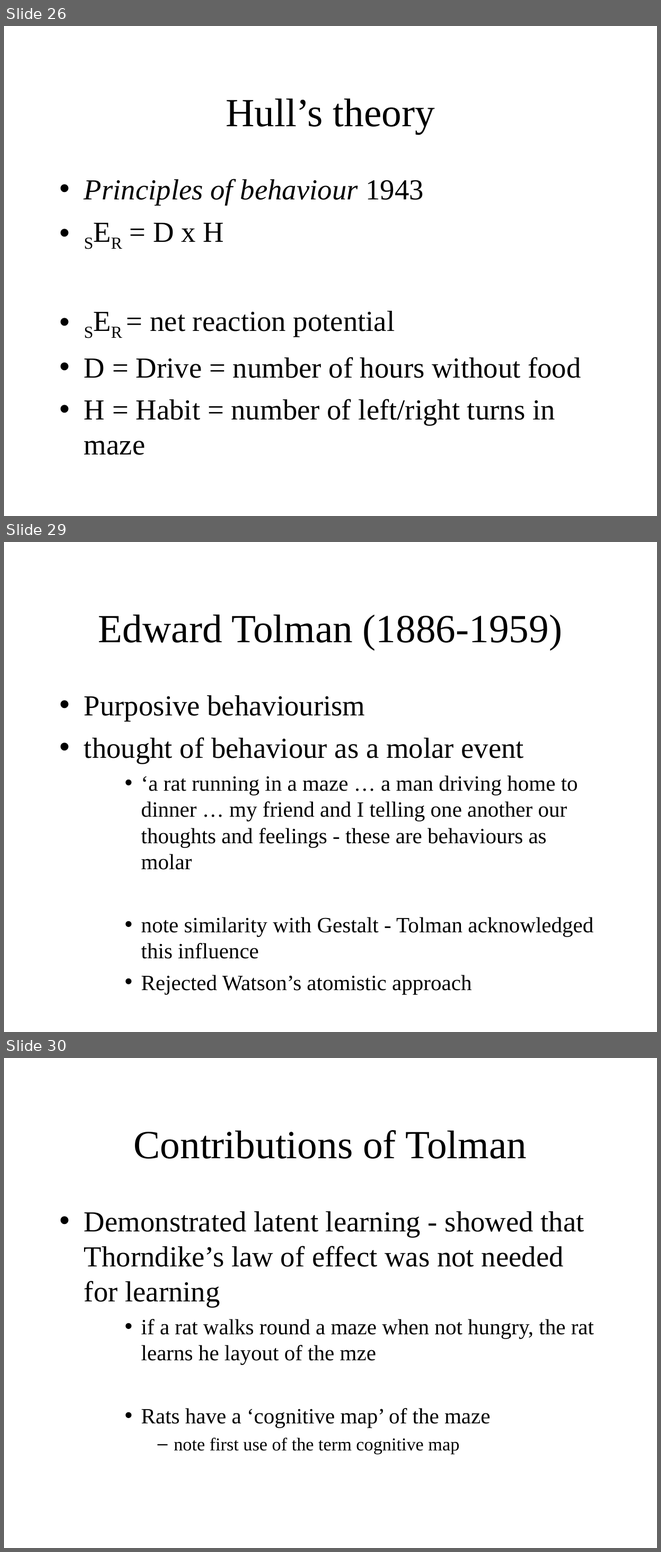
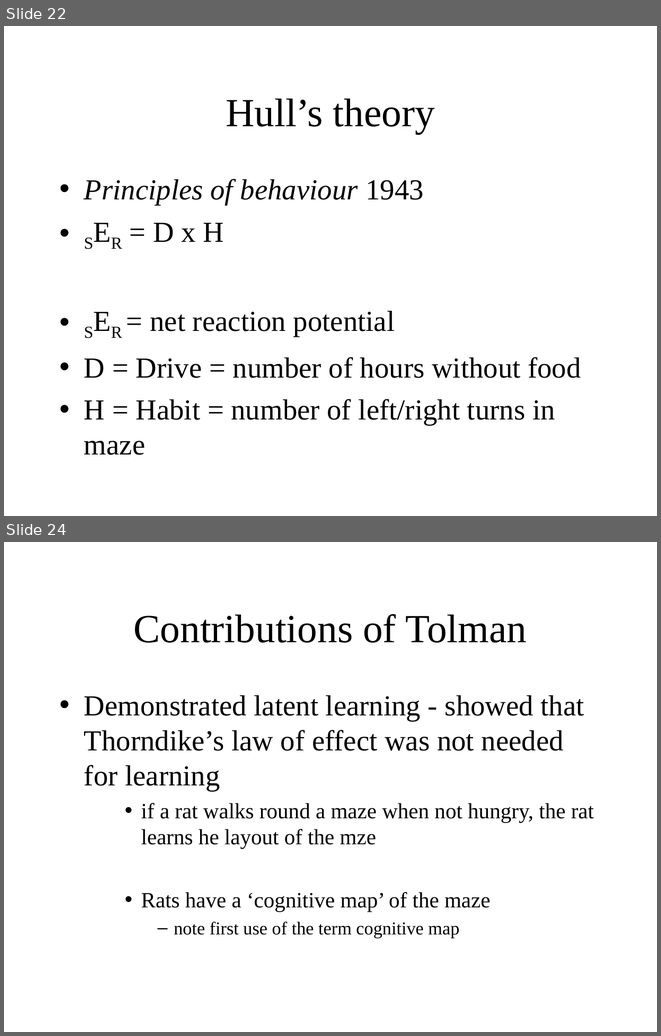
Before and after one commit to ajwills72/critical-thinking, a slide deck: src/behaviourism.odp. Shown one above the other, each under a label of ours: slides 26, 29 and 30 before the commit, slides 22 and 24 after it; the slides between them are not shown. The pictures are 661x1552 and 661x1036 pixels, drawn with LibreOffice and Linux fonts; fonts in the diff are those of the drawing. Boxes give left, top, right and bottom in pixels: in the first picture for what was removed or moved away, otherwise in the second. Text is boxed around its words. In the diff, an @@ line names an element or a change of style, - is before the commit and + after.

Commit message:
Tidied up Michael's behaviourism lecture.

```diff
--- a/src/behaviourism.odp
+++ b/src/behaviourism.odp
@@ slide 29 removed at bbox=[4, 542, 657, 1032], background #FFFFFF @@
@@ title removed at bbox=[98, 614, 562, 650] @@
-Edward Tolman (1886-1959)
@@ text removed at bbox=[84, 695, 593, 959] @@
-• Purposive behaviourism
-• thought of behaviour as a molar event
-    • ‘a rat running in a maze … a man driving home to dinner … my friend and I telling one another our thoughts and feelings - these are behaviours as molar
-    • note similarity with Gestalt - Tolman acknowledged this influence
-    • Rejected Watson’s atomistic approach
@@ what was slide 26 is now slide 22 @@
@@ what was slide 30 is now slide 24 @@
```
Also in this commit, not shown: 9 slides changed, 6 other slides removed, 1 other file.
